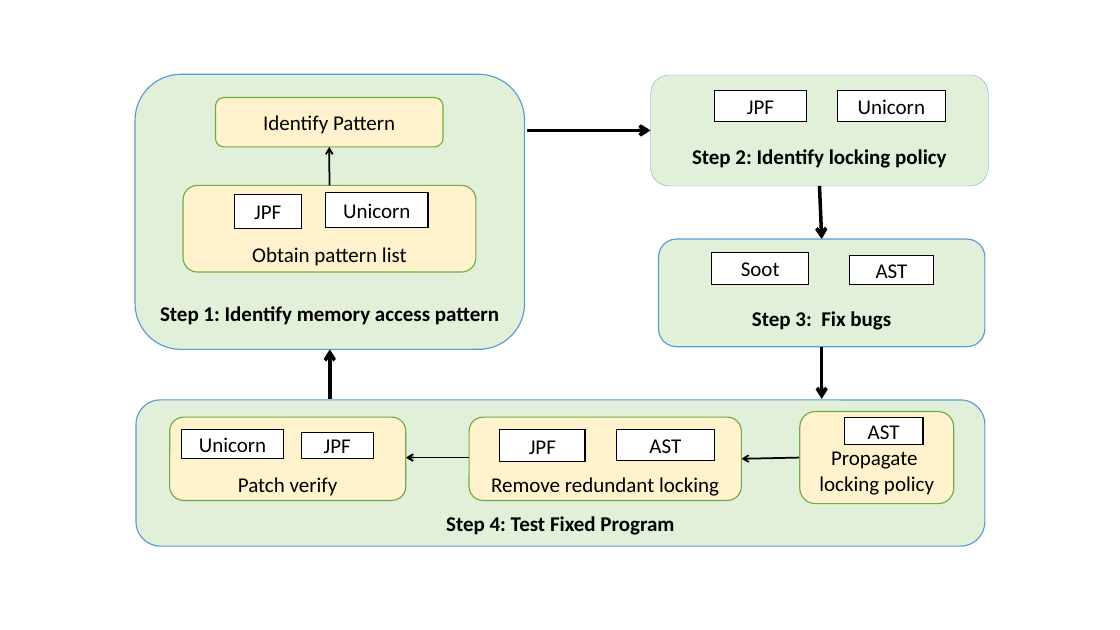
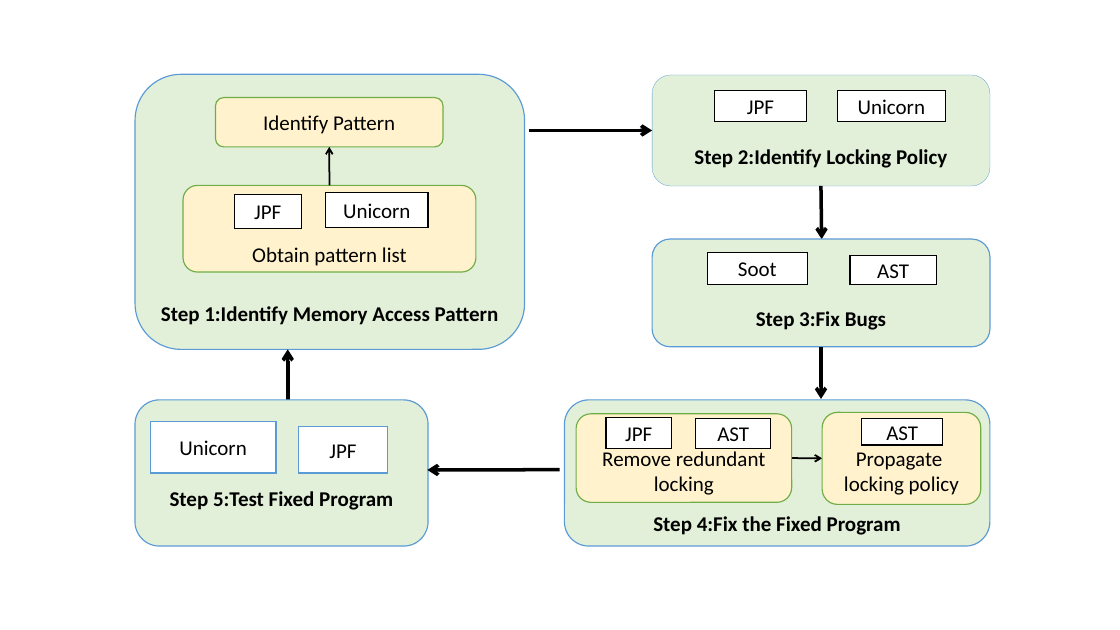
Before and after one commit to PFixConcurrency/Fix, a slide deck: slide 1 of picture/画图.pptx. Drawn at 1120x630 pixels with LibreOffice and Linux fonts; fonts in the diff are those of the drawing. Boxes give left, top, right and bottom in pixels: in the first picture for what was removed or moved away, otherwise in the second. Text is boxed around its words. In the diff, an @@ line names an element or a change of style, - is before the commit and + after.

```diff
--- a/picture/画图.pptx
+++ b/picture/画图.pptx
@@ text in rounded rectangle at [694,149,947,168]: text changed @@
-Step 2: Identify locking policy
+Step 2:Identify Locking Policy
@@ rounded rectangle "Step 3:Fix Bugs": place and size @@
-rounded rectangle "Step 3:Fix Bugs" at [659,239,985,347]
+rounded rectangle "Step 3:Fix Bugs" at [652,239,990,347]
@@ rectangle "Soot": place and size @@
-rectangle "Soot" at [712,253,809,285]
+rectangle "Soot" at [707,253,808,285]
@@ rectangle "AST": place and size @@
-rectangle "AST" at [850,255,933,284]
+rectangle "AST" at [850,255,937,284]
@@ text in rounded rectangle at [161,306,499,325]: text changed @@
-Step 1: Identify memory access pattern
+Step 1:Identify Memory Access Pattern
@@ text in rounded rectangle at [756,311,886,330]: text changed @@
-Step 3: Fix bugs
+Step 3:Fix Bugs
@@ arrow moved from (330, 350) - (330, 399) to (288, 350) - (288, 418) @@
@@ rounded rectangle "Step 5:Test Fixed Program": place and size @@
-rounded rectangle "Step 5:Test Fixed Program" at [170,418,406,501]
+rounded rectangle "Step 5:Test Fixed Program" at [135,400,429,546]
@@ rounded rectangle "Step 5:Test Fixed Program" at [135,400,429,546]: fill #FFF2CC to #E2F0D9; outline #70AD47 1 pt to #5B9BD5 1 pt @@
@@ rounded rectangle "Step 4:Fix the Fixed Program": place and size @@
-rounded rectangle "Step 4:Fix the Fixed Program" at [136,400,986,546]
+rounded rectangle "Step 4:Fix the Fixed Program" at [565,400,990,546]
@@ rounded rectangle "Remove redundant locking": place and size @@
-rounded rectangle "Remove redundant locking" at [469,418,741,501]
+rounded rectangle "Remove redundant locking" at [576,414,792,502]
@@ rectangle "JPF": place and size @@
-rectangle "JPF" at [500,430,586,462]
+rectangle "JPF" at [606,418,671,450]
@@ rectangle "AST": place and size @@
-rectangle "AST" at [617,430,714,461]
+rectangle "AST" at [696,418,770,448]
@@ rounded rectangle "Propagate locking policy": place and size @@
-rounded rectangle "Propagate locking policy" at [800,412,954,504]
+rounded rectangle "Propagate locking policy" at [823,413,981,505]
@@ rectangle "AST": place and size @@
-rectangle "AST" at [844,418,923,444]
+rectangle "AST" at [862,418,944,445]
@@ rectangle "Unicorn" at [150,422,276,473]: outline #000000 1 pt to #5B9BD5 1 pt @@
@@ rectangle "Unicorn": place and size @@
-rectangle "Unicorn" at [182,430,284,460]
+rectangle "Unicorn" at [150,422,276,473]
@@ rectangle "JPF": place and size @@
-rectangle "JPF" at [302,433,374,460]
+rectangle "JPF" at [298,427,388,474]
@@ rectangle "JPF" at [298,427,388,474]: outline #000000 1 pt to #5B9BD5 1 pt @@
@@ arrow removed from (469, 458) to (406, 458) @@
@@ arrow added from (560, 470) to (428, 471), #000000 3 pt @@
@@ arrow moved from (800, 458) - (742, 459) to (792, 458) - (823, 459) @@
@@ text in rounded rectangle at [170,491,393,510]: text changed; bold on @@
-Patch verify
+Step 5:Test Fixed Program
@@ text in rounded rectangle at [653,516,901,535]: text changed @@
-Step 4: Test Fixed Program
+Step 4:Fix the Fixed Program
```
Also in this commit, not shown: 1 other file.
